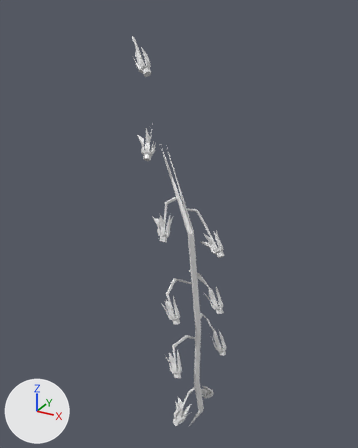
An edit to the OBJ model meshes/env/plants/v4_rachis1.obj, drawn before and after from the same camera.
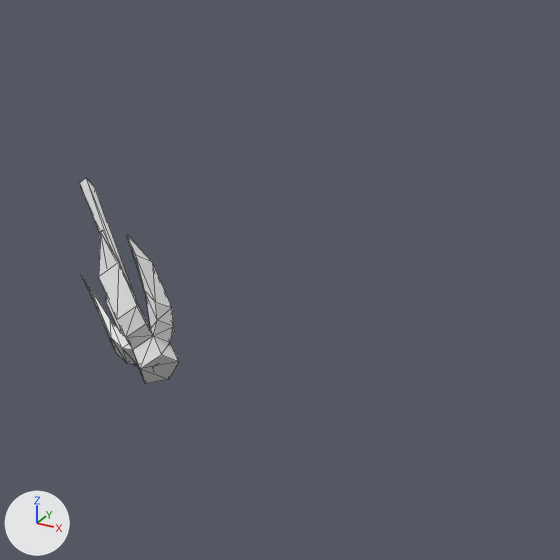
Each version appears first whole from a camera (50 mm lens) standing at (0.1325, -0.2611, 0.1555) and looking at (-0.0044, -0.0121, 0.031), and next in a close-up on the part from 32% to 64% of the width and 0% to 25% of the height. Lighting does not change. The marker at lower left points along +X, +Y and +Z. The last two pictures show the newer version. The close-ups show mesh edges as thin lines. Where no turn or scale is listed for an object, it has been applied to the vertices. Vertices at exactly the same position are counted once.

In view in the first close-up: 'v4_rachis1'.
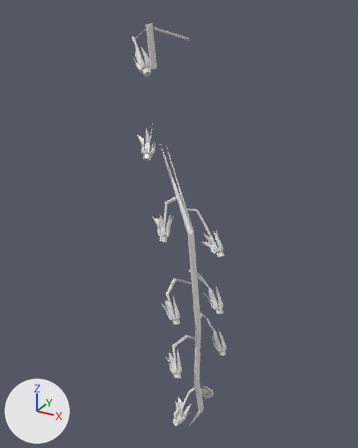
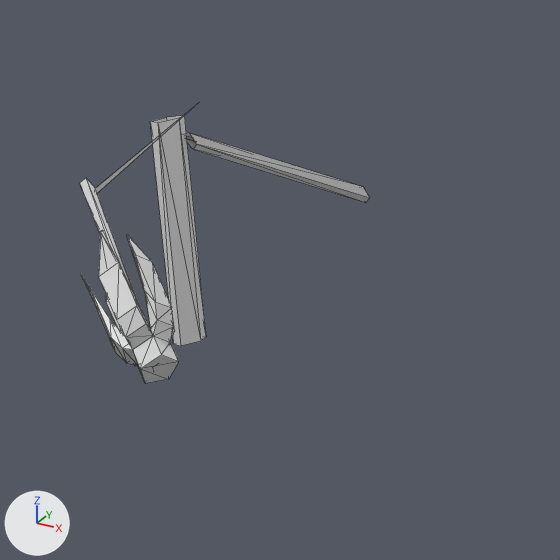
The change in detail:
me_v4_rachis1 is used by ob_v4_rachis1; location (0.0, 0.0, 0.0).
me_v4_rachis1 had 996 vertices, 1889 faces and spanned x -0.029..0.03, y -0.045..-0.001, z -0.122..0.141.
me_v4_rachis1 now has 1017 vertices, 1914 faces and spans x -0.029..0.03, y -0.045..0.008, z -0.122..0.148.
Part 1, on me_v4_rachis1:
27 faces are deleted.
16 vertices are added at x -0.026..-0.022, y -0.012..-0.006, z 0.122..0.148.
5 new vertices lie (0.014, 0.015, -0.006) away from vertices in x -0.024..-0.022, y -0.008..-0.007, z 0.143..0.145.
52 new faces join them.

Where the change shows, as pixel boxes (x1, y1, x2, y2) in the close-ups (560 x 560 px):
'v4_rachis1', reshaped: before (80, 178, 179, 383); after (80, 105, 370, 383)
part 1 of me_v4_rachis1, built on: before (81, 235, 147, 336); after (81, 105, 370, 346)
